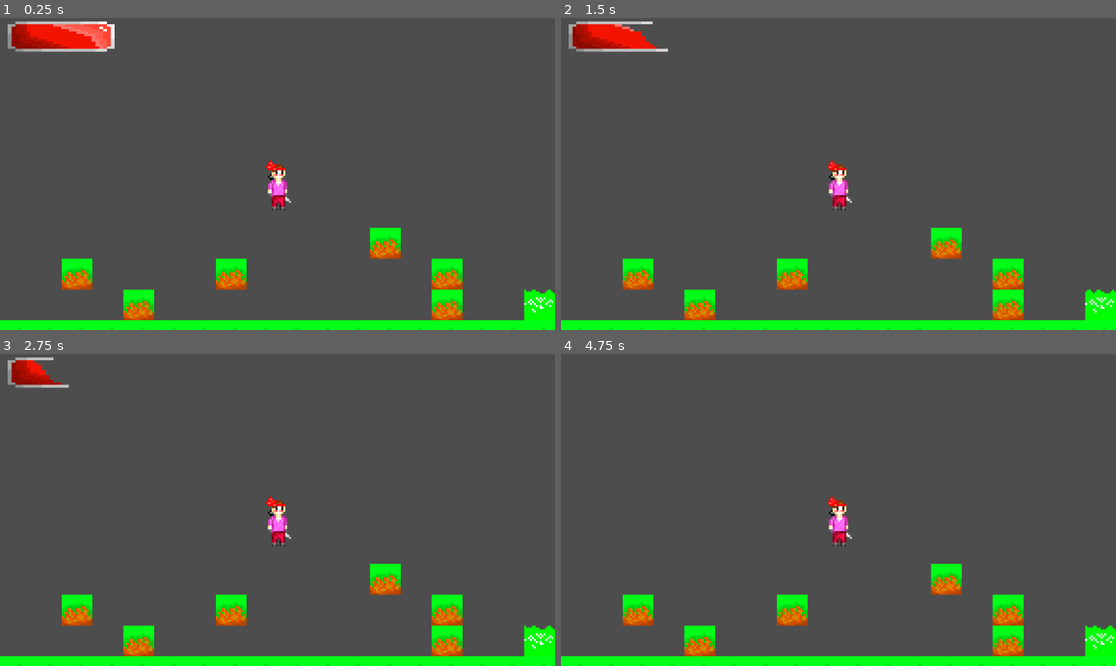
Above: before the commit, frames 1-4 (two rows, left to right).
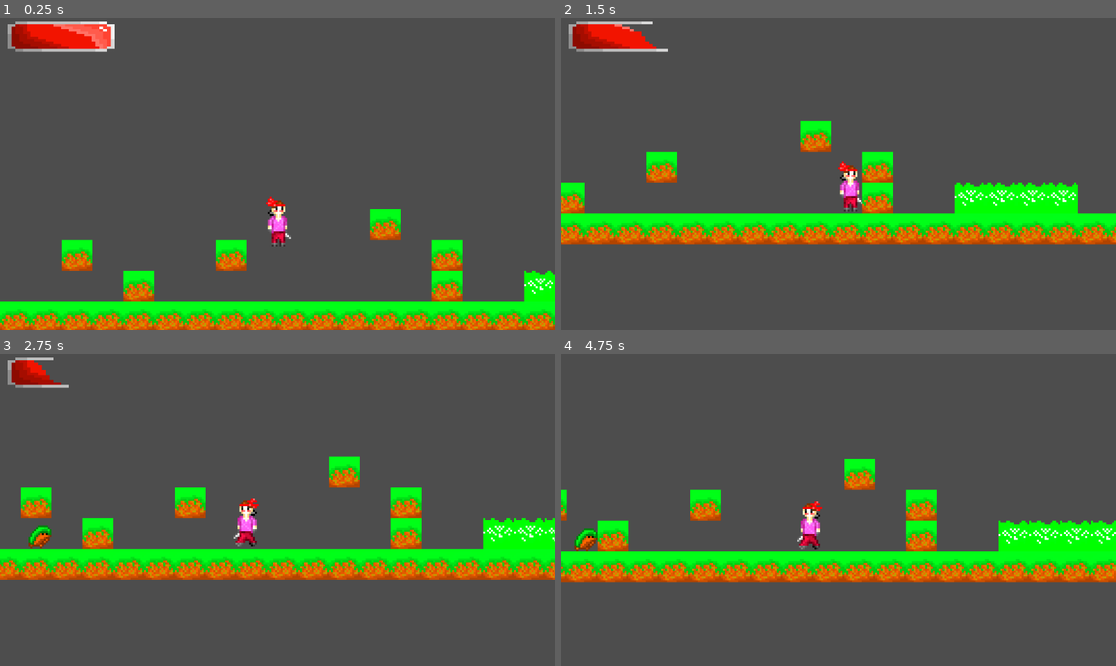
Above: after the commit, the same moments.

Repository: ArnMagnusson/metroidgameIHATEYOUU
Game: Godot game, scene res://worldscene.tscn
Same seed, same stepped clock (60 frames per second), same inputs: the game is played once before the commit and once after it.
Inputs:
- Up to frame 1 (0.25 s): no input
- Up to frame 2 (1.5 s): tap Enter (ui_accept) at 0.5 s; hold D (Right_D) from 0.53 s (still down); tap Space (Jump) at 0.77 s
- Up to frame 3 (2.75 s): tap Space (Jump) at 1.52 s; release D (Right_D) at 2.03 s; hold A (left_A) from 2.03 s (still down)
- Up to frame 4 (4.75 s): release A (left_A) at 2.78 s; hold D (Right_D) 2.78-4.28 s; tap Space (Jump) at 3.02, 3.77, 4.52 s; hold A (left_A) from 4.28 s (still down)

The runs differ from the first frame. In frame 1, 14% of the frame differs, in the area x 0-100%, y 45-100%; in frame 2, 22%; in frame 3, 22%; in frame 4, 23%, in the area x 0-100%, y 33-100%.
Error before the commit: Parse Error: Identifier "Global" not declared in the current scope. (res://movementcontroller.gd:7)

Commit message:
stuff removed

Diff:
--- a/checkpoint.gd
+++ /dev/null
@@ -1,12 +0,0 @@
-extends Node
-
-var last_location = Vector2()  # Define the variable to store the player's position
-var player
-
-func _ready():
-	# Attempt to get the player node
-	player = $"../../CharacterBody2D"
-	if player:  # Check if player node was found
-		last_location = player.global_position  # Store the player's starting position
-	else:
-		print("Error: Player node not found!")
--- a/checkpoint.tscn
+++ b/checkpoint.tscn
@@ -1,13 +1,26 @@
-[gd_scene load_steps=3 format=3 uid="uid://dg2jgkiptxn83"]
+[gd_scene load_steps=3 format=3 uid="uid://bm5r43apt0vrh"]
 
-[ext_resource type="Script" path="res://checkpoint.gd" id="1_2fsbd"]
+[sub_resource type="GDScript" id="GDScript_pmrma"]
+script/source = "extends Node
+
+var last_location = Vector2()  # Define the variable to store the player's position
+var player
+
+func _ready():
+	# Attempt to get the player node
+	player = $\"../../CharacterBody2D\"
+	if player:  # Check if player node was found
+		last_location = player.global_position  # Store the player's starting position
+	else:
+		print(\"Error: Player node not found!\")
+"
 
 [sub_resource type="RectangleShape2D" id="RectangleShape2D_qv0ap"]
 size = Vector2(41, 305)
 
 [node name="checkpoint" type="Area2D"]
 position = Vector2(122, 180)
-script = ExtResource("1_2fsbd")
+script = SubResource("GDScript_pmrma")
 metadata/_edit_group_ = true
 
 [node name="CollisionShape2D" type="CollisionShape2D" parent="." groups=["Player"]]
--- a/checkpointmanager.gd
+++ /dev/null
@@ -1,11 +0,0 @@
-extends Node
-
-# Store the player's last location (checkpoint location)
-var last_location = Vector2()
-var player
-
-func _ready():
-	player = get_parent().get_node("CharacterBody2D")  # Get the player node
-	last_location = player.global_position  # Initialize with the player's starting position
-
-# Optionally, add methods here to update the player's last location when they reach new checkpoints
--- a/killzone.gd
+++ b/killzone.gd
@@ -4,9 +4,7 @@
 var player
 
 func _ready():
-	# Ensure you are accessing the correct nodes in the scene tree
-	checkpoint_manager = get_parent().get_node("checkpointmanager")
-	player = get_parent().get_node("CharacterBody2D")
+	pass
 
 func _on_body_entered(body):
 	if body.is_in_group("Player"):
@@ -14,12 +12,4 @@
 		killplayer()
 
 func killplayer():
-	if checkpoint_manager != null and player != null:
-		# Respawn the player at the last checkpoint location
-		player.global_position = checkpoint_manager.last_location
-		print("Player respawned at ", checkpoint_manager.last_location)
-	else:
-		if checkpoint_manager == null:
-			print("Checkpoint Manager not found.")
-		if player == null:
-			print("Player not found.")
+	pass
--- a/project.godot
+++ b/project.godot
@@ -14,6 +14,10 @@
 run/main_scene="res://worldscene.tscn"
 config/features=PackedStringArray("4.3", "Forward Plus")
 config/icon="res://icon.svg"
+
+[autoload]
+
+Global="*res://global.gd"
 
 [global_group]
 
--- a/worldscene.tscn
+++ b/worldscene.tscn
@@ -5,8 +5,7 @@
 [ext_resource type="Texture2D" uid="uid://btyiuestoc4q7" path="res://metroidvania textures/water tiles/acid.png" id="2_45ln5"]
 [ext_resource type="Texture2D" uid="uid://6qqj2137oxrm" path="res://grass1.png" id="2_ygjua"]
 [ext_resource type="PackedScene" uid="uid://drrxlqy4tro3o" path="res://hud.tscn" id="4_8h6nk"]
-[ext_resource type="Script" path="res://checkpointmanager.gd" id="6_1y0qn"]
-[ext_resource type="PackedScene" uid="uid://dg2jgkiptxn83" path="res://checkpoint.tscn" id="7_d5f63"]
+[ext_resource type="PackedScene" uid="uid://t2cq3mumkcis" path="res://enemy.tscn" id="8_d7heu"]
 
 [sub_resource type="WorldBoundaryShape2D" id="WorldBoundaryShape2D_yoqhd"]
 
@@ -30,6 +29,9 @@
 [sub_resource type="TileSet" id="TileSet_i474a"]
 physics_layer_0/collision_layer = 1
 sources/0 = SubResource("TileSetAtlasSource_ccdqd")
+
+[sub_resource type="RectangleShape2D" id="RectangleShape2D_kjf3v"]
+size = Vector2(63, 20)
 
 [node name="Node2D" type="Node2D" groups=["Player"]]
 position = Vector2(210, 318)
@@ -70,8 +72,12 @@
 [node name="DirectionalLight2D" type="DirectionalLight2D" parent="Light holder"]
 position = Vector2(88, -246)
 
-[node name="checkpointmanager" type="Node" parent="."]
-script = ExtResource("6_1y0qn")
+[node name="enemy" parent="." instance=ExtResource("8_d7heu")]
+position = Vector2(118, -50)
 
-[node name="checkpoint" parent="checkpointmanager" groups=["Player"] instance=ExtResource("7_d5f63")]
-position = Vector2(283, 277)
+[node name="Acid" parent="." instance=ExtResource("1_gk1or")]
+position = Vector2(441, -24)
+
+[node name="CollisionShape2D" type="CollisionShape2D" parent="Acid"]
+position = Vector2(6.5, 2)
+shape = SubResource("RectangleShape2D_kjf3v")
